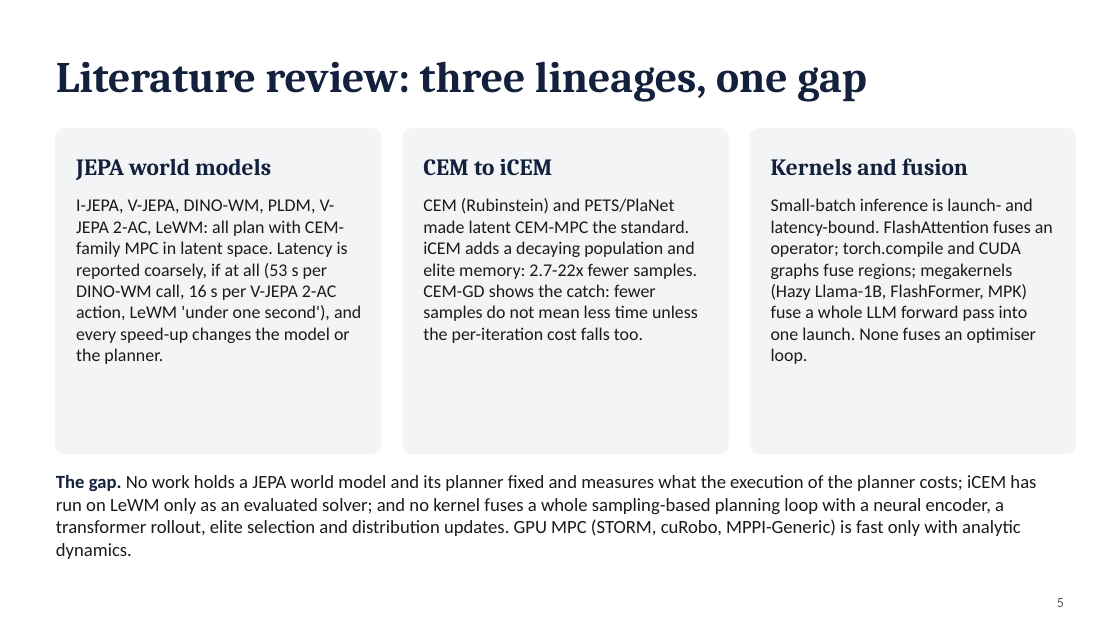
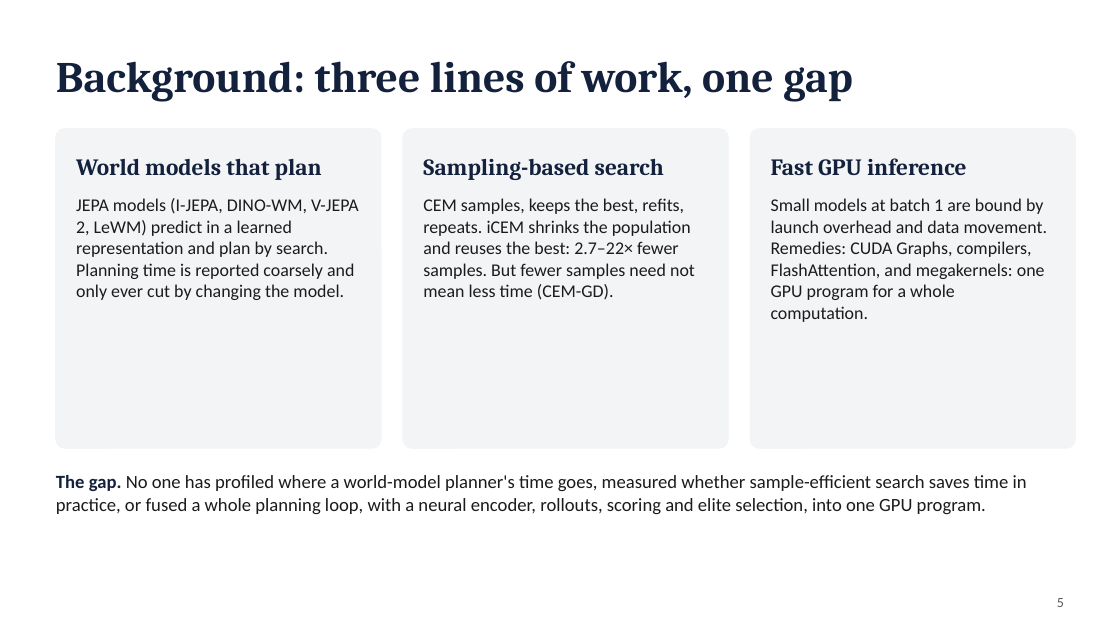
Before and after one commit to antoinenguyen27/lewm-flash, a slide deck: slide 5 of docs/paper/presentation.pptx. Drawn at 1120x630 pixels with LibreOffice and Linux fonts; fonts in the diff are those of the drawing. Boxes give left, top, right and bottom in pixels: in the first picture for what was removed or moved away, otherwise in the second. Text is boxed around its words. In the diff, an @@ line names an element or a change of style, - is before the commit and + after.

```diff
--- a/docs/paper/presentation.pptx
+++ b/docs/paper/presentation.pptx
@@ text at bbox=[56, 61, 853, 102]: text changed @@
-Literature review: three lineages, one gap
+Background: three lines of work, one gap
@@ rounded rectangle: place and size @@
-rounded rectangle at bbox=[56, 129, 381, 454]
+rounded rectangle at bbox=[56, 129, 381, 448]
@@ rounded rectangle: place and size @@
-rounded rectangle at bbox=[403, 129, 728, 454]
+rounded rectangle at bbox=[403, 129, 728, 448]
@@ rounded rectangle: place and size @@
-rounded rectangle at bbox=[750, 129, 1075, 454]
+rounded rectangle at bbox=[750, 129, 1075, 448]
@@ text at bbox=[76, 158, 322, 180]: text changed @@
-JEPA world models
+World models that plan
@@ text at bbox=[423, 158, 664, 180]: text changed @@
-CEM to iCEM
+Sampling-based search
@@ text at bbox=[771, 158, 967, 176]: text changed @@
-Kernels and fusion
+Fast GPU inference
@@ text at bbox=[76, 198, 359, 300]: text changed @@
-I-JEPA, V-JEPA, DINO-WM, PLDM, V-JEPA 2-AC, LeWM: all plan with CEM-family MPC in latent space. Latency is reported coarsely, if at all (53 s per DINO-WM call, 16 s per V-JEPA 2-AC action, LeWM 'under one second'), and every speed-up changes the model or the planner.
+JEPA models (I-JEPA, DINO-WM, V-JEPA 2, LeWM) predict in a learned representation and plan by search. Planning time is reported coarsely and only ever cut by changing the model.
@@ text at bbox=[423, 198, 695, 300]: text changed @@
-CEM (Rubinstein) and PETS/PlaNet made latent CEM-MPC the standard. iCEM adds a decaying population and elite memory: 2.7-22x fewer samples. CEM-GD shows the catch: fewer samples do not mean less time unless the per-iteration cost falls too.
+CEM samples, keeps the best, refits, repeats. iCEM shrinks the population and reuses the best: 2.7–22× fewer samples. But fewer samples need not mean less time (CEM-GD).
@@ text at bbox=[771, 198, 1048, 322]: text changed @@
-Small-batch inference is launch- and latency-bound. FlashAttention fuses an operator; torch.compile and CUDA graphs fuse regions; megakernels (Hazy Llama-1B, FlashFormer, MPK) fuse a whole LLM forward pass into one launch. None fuses an optimiser loop.
+Small models at batch 1 are bound by launch overhead and data movement. Remedies: CUDA Graphs, compilers, FlashAttention, and megakernels: one GPU program for a whole computation.
@@ text at bbox=[56, 475, 1027, 514]: text changed @@
-The gap. No work holds a JEPA world model and its planner fixed and measures what the execution of the planner costs; iCEM has run on LeWM only as an evaluated solver; and no kernel fuses a whole sampling-based planning loop with a neural encoder, a transformer rollout, elite selection and distribution updates. GPU MPC (STORM, cuRobo, MPPI-Generic) is fast only with analytic dynamics.
+The gap. No one has profiled where a world-model planner's time goes, measured whether sample-efficient search saves time in practice, or fused a whole planning loop, with a neural encoder, rollouts, scoring and elite selection, into one GPU program.
```
Also in this commit, not shown: 6 other slides changed, 7 slides added, 10 slides removed, 33 other files.
